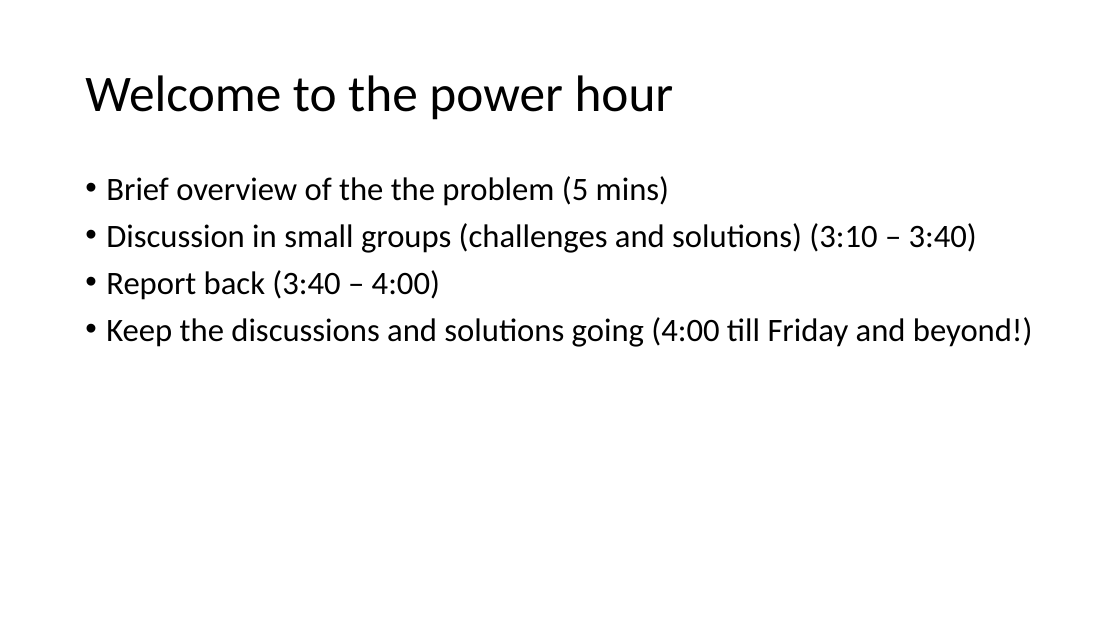
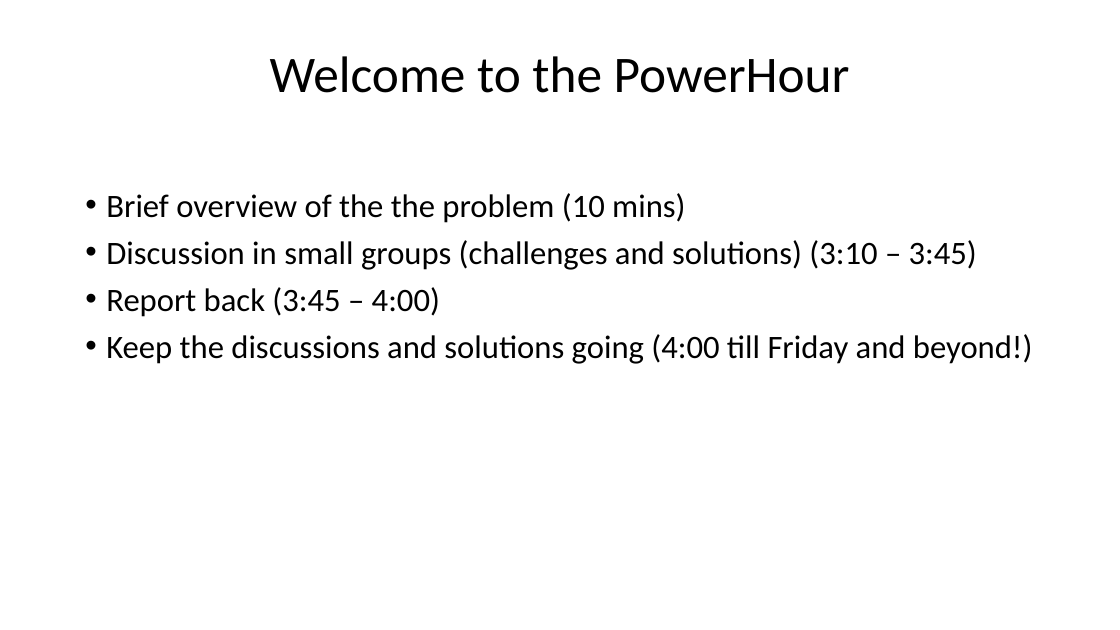
Before and after one commit to JoeyBernhardt/GRC-power-hour, a slide deck: slide 1 of presentations/GRC-power-hour.pptx (slide 2 before the commit). Drawn at 1120x630 pixels with LibreOffice and Linux fonts; fonts in the diff are those of the drawing. Boxes give left, top, right and bottom in pixels: in the first picture for what was removed or moved away, otherwise in the second. Text is boxed around its words. In the diff, an @@ line names an element or a change of style, - is before the commit and + after.

```diff
--- a/presentations/GRC-power-hour.pptx
+++ b/presentations/GRC-power-hour.pptx
@@ title at [270,56,850,93]: text changed @@
-Welcome to the power hour
+Welcome to the PowerHour
@@ text "Brief overview of the the ...": place and size @@
-text "Brief overview of the the ..." at [106,176,1032,347]
+text "Brief overview of the the ..." at [106,193,1032,364]
@@ text at [106,193,977,317]: text changed @@
-• Brief overview of the the problem (5 mins)
-• Discussion in small groups (challenges and solutions) (3:10 – 3:40)
-• Report back (3:40 – 4:00)
+• Brief overview of the the problem (10 mins)
+• Discussion in small groups (challenges and solutions) (3:10 – 3:45)
+• Report back (3:45 – 4:00)
```
Also in this commit, not shown: 3 other slides changed, 19 slides added, 3 other files.
